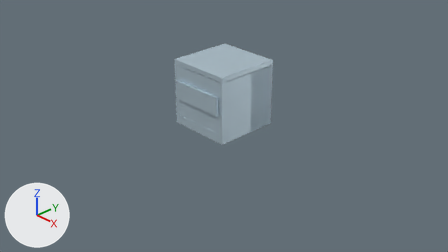
A saved change to the Blender file case.blend.
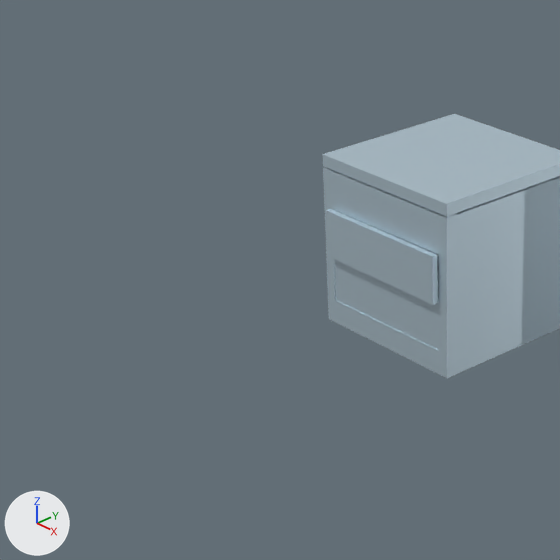
Old and new are each drawn from the file's camera 'Camera' and again close up on the part from 11% to 59% of the width and 0% to 85% of the height. Lighting does not change. The marker at lower left points along +X, +Y and +Z.

Script lines for the objects in view, before the commit:
```python
me_cube_003 = bpy.data.meshes.new('Cube.003')
me_cube_003.from_pydata(...)  # 36 vertices, 32 faces; spans x -0.522..0.522, y -0.594..0.551, z 0.514..0.847
me_cube_003.materials.append(mat_rough_lt_blue_metal)  # white #c8dce7
me_cube_005 = bpy.data.meshes.new('Cube.005')
me_cube_005.from_pydata(...)  # 36 vertices, 32 faces; spans x -0.522..0.522, y -0.595..0.551, z 0.171..0.443
me_cube_005.materials.append(mat_rough_lt_blue_metal)  # white #c8dce7
me_cube_011 = bpy.data.meshes.new('Cube.011')
me_cube_011.from_pydata(...)  # 112 vertices, 110 faces; spans x -0.6..0.0, y -0.6..0.6, z -0.083..0.0
me_cube_011.materials.append(mat_rough_lt_blue_metal)  # white #c8dce7
ob_door_r = bpy.data.objects.new('door.r', me_cube_011)
ob_door_r.parent = ob_case_base
ob_door_r.location = (-0.6, 0.0, 1.127)
ob_door_r.scale = (-1.0, -1.0, -1.0)
ob_drwr_btm = bpy.data.objects.new('drwr.btm', me_cube_005)
ob_drwr_btm.parent = ob_case_base
ob_drwr_btm.location = (0.0, 0.0, 0.0)
ob_drwr_top = bpy.data.objects.new('drwr.top', me_cube_003)
ob_drwr_top.parent = ob_case_base
ob_drwr_top.location = (0.0, -0.0531, 0.0)
# also in view: 'case' at (0.0, 0.0, 0.56); 'door.l' at (0.3, 0.0, 1.17)
```
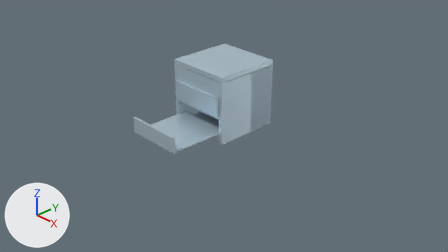
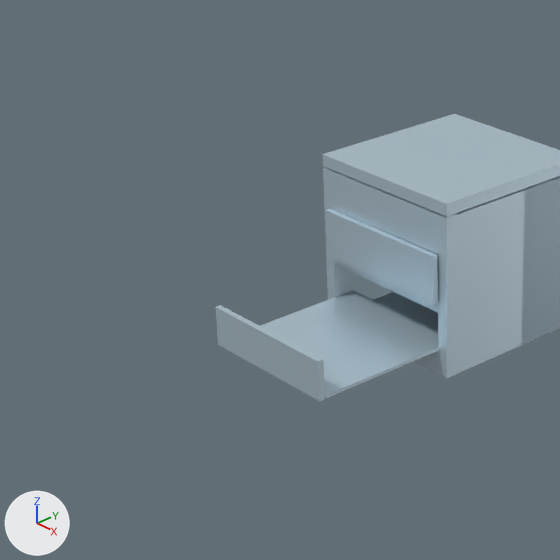
Where the change shows, as pixel boxes (x1, y1, x2, y2) in the close-ups (560 x 560 px):
'drwr.btm', moved: before (334, 264, 439, 350); after (215, 290, 439, 401)

The change in detail:
Object 'drwr.btm' (ob_drwr_btm) moves from (0.0, 0.0, 0.0) to (0.0, -0.989, 0.0).
